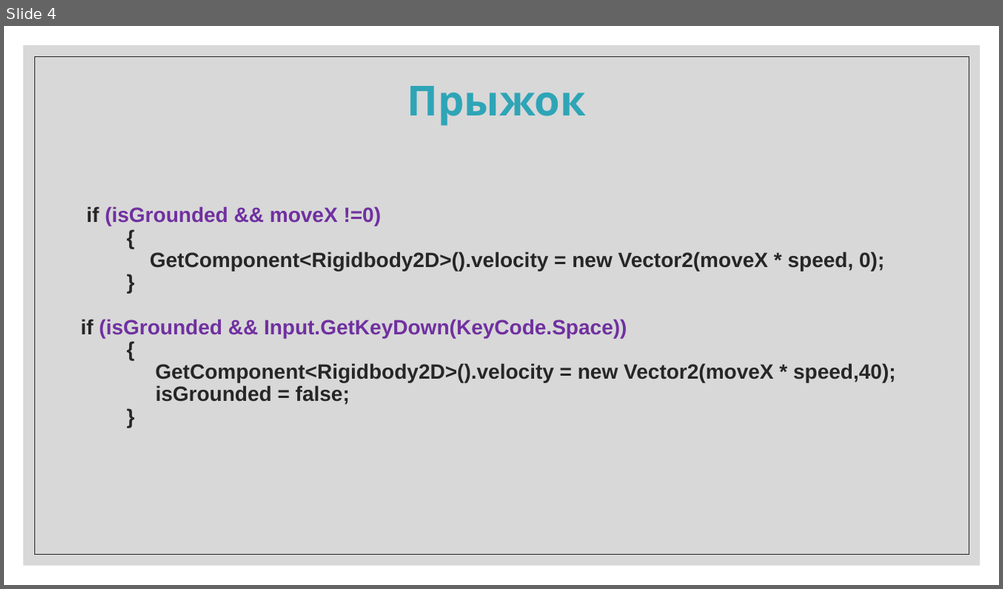
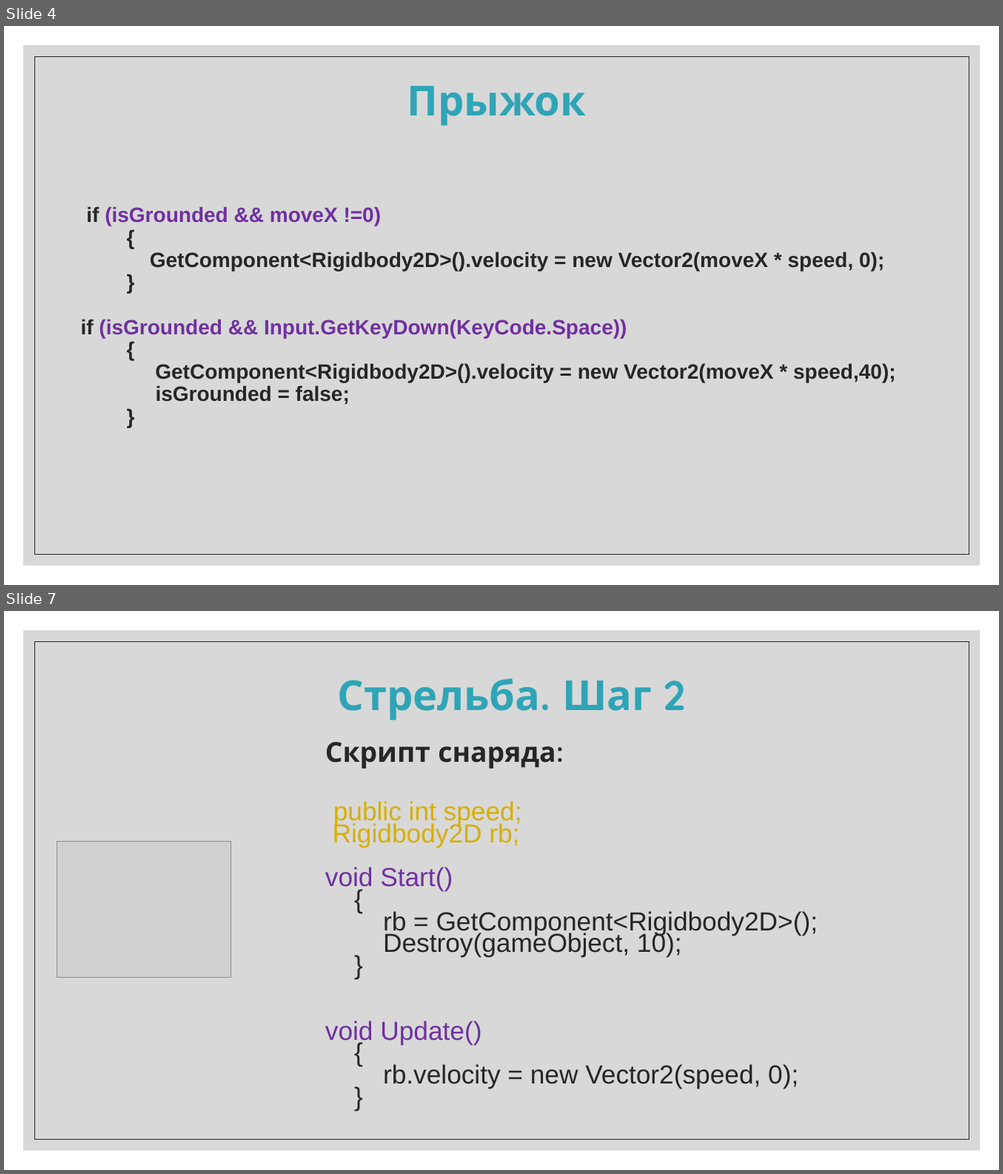
Before and after one commit to IriEfremova/LessonsCube, a slide deck: Unity/Lesson12/Jump.pptx. Shown one above the other, each under a label of ours: slide 4 before the commit, slides 4 and 7 after it; the slides between them are not shown. The pictures are 1003x589 and 1003x1174 pixels, drawn with LibreOffice and Linux fonts; fonts in the diff are those of the drawing; grey boxes stand for pictures. Boxes give left, top, right and bottom in pixels: in the first picture for what was removed or moved away, otherwise in the second. Text is boxed around its words. In the diff, an @@ line names an element or a change of style, - is before the commit and + after.

```diff
--- a/Unity/Lesson12/Jump.pptx
+++ b/Unity/Lesson12/Jump.pptx
@@ slide 7 added at (x1=4, y1=611, x2=999, y2=1170), background #FFFFFF; not listed: 2 template elements that a slide beside it also shows @@
@@ title added at (x1=338, y1=678, x2=686, y2=721), 40 pt, text #2EA5B7, bold @@
+Стрельба. Шаг 2
@@ text added at (x1=325, y1=742, x2=817, y2=1089), 25.2 pt, text #262626 @@
+Скрипт снаряда:
+public int speed;
+Rigidbody2D rb;
+void Start()
+{
+rb = GetComponent<Rigidbody2D>();
+Destroy(gameObject, 10);
+}
+void Update()
+{
+rb.velocity = new Vector2(speed, 0);
+}
@@ picture added at (x1=57, y1=842, x2=231, y2=977) @@
```
Also in this commit, not shown: 1 slide changed, 4 other slides added, 7 other files.
